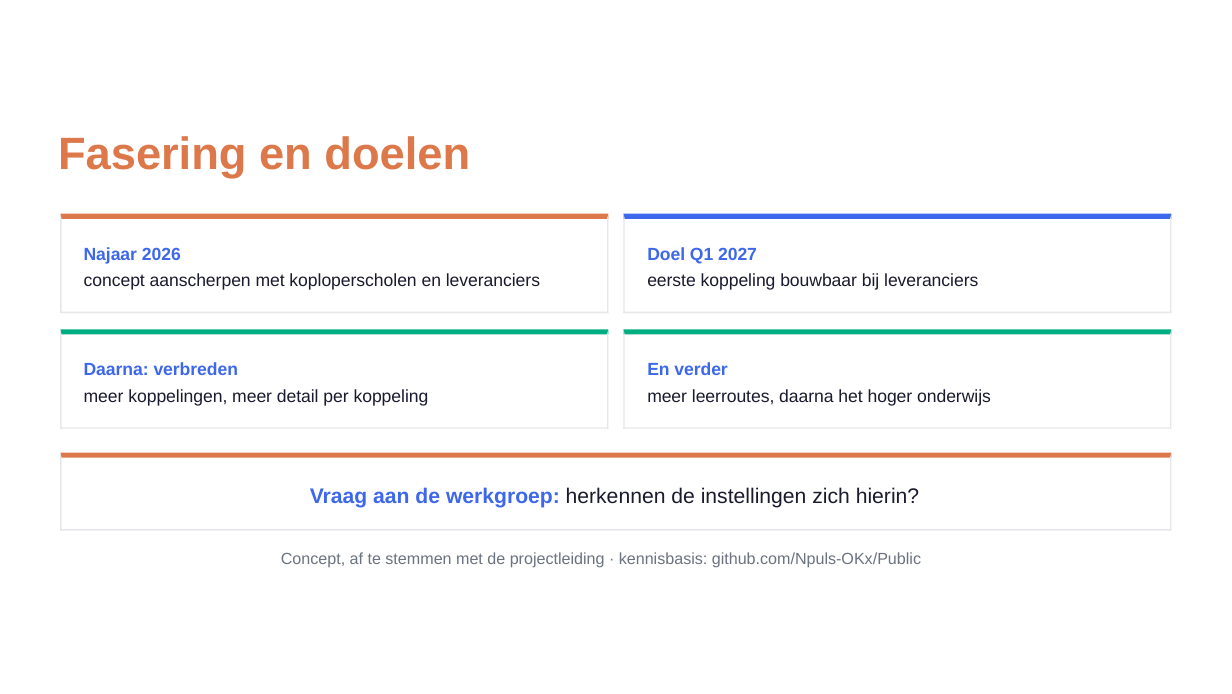
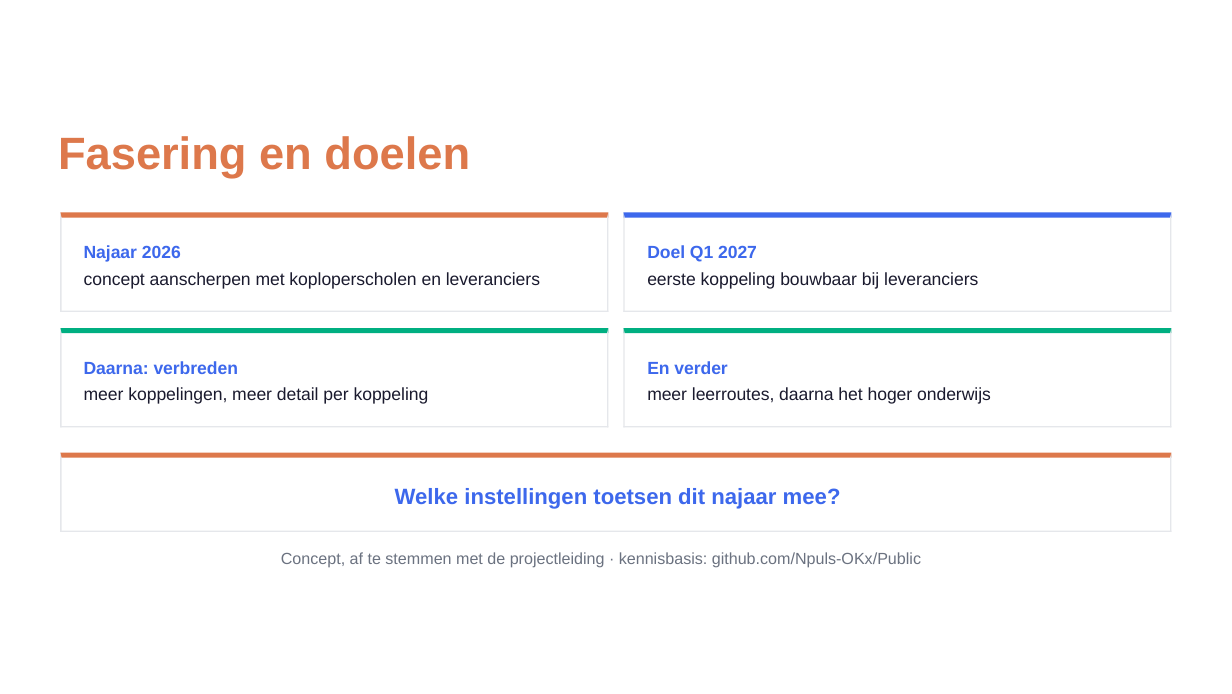
Before and after one commit to Npuls-OKx/meta, a slide deck: slide 6 of presentaties/export/260929_werkgroep_okx_voortgang/260929_werkgroep_okx_voortgang.pptx. Drawn at 1232x694 pixels with LibreOffice and Linux fonts; fonts in the diff are those of the drawing; background and template pictures are left out. Boxes give left, top, right and bottom in pixels: in the first picture for what was removed or moved away, otherwise in the second. Text is boxed around its words. In the diff, an @@ line names an element or a change of style, - is before the commit and + after.

```diff
--- a/presentaties/export/260929_werkgroep_okx_voortgang/260929_werkgroep_okx_voortgang.pptx
+++ b/presentaties/export/260929_werkgroep_okx_voortgang/260929_werkgroep_okx_voortgang.pptx
@@ text removed at (310,487,919,508) @@
-Vraag aan de werkgroep: herkennen de instellingen zich hierin?
@@ text added at (395,488,841,509), 13.2 pt, text #3D68EC, bold @@
+Welke instellingen toetsen dit najaar mee?
@@ outline redrawn in 18 elements at (60,452,1172,532), (60,328,608,427), (607,328,608,427), (60,328,62,427), (624,328,1172,427), (624,328,625,427), (60,212,608,311), (60,212,608,217), (607,212,608,311), (60,212,62,311), (624,212,1172,311), (624,212,1172,217), (1170,212,1172,311), (624,212,625,311), (60,328,608,333), (624,328,1172,333), (1170,328,1172,427), (60,531,1172,532) @@
```
Also in this commit, not shown: 1 slide added, 1 slide removed, 2 other files.
